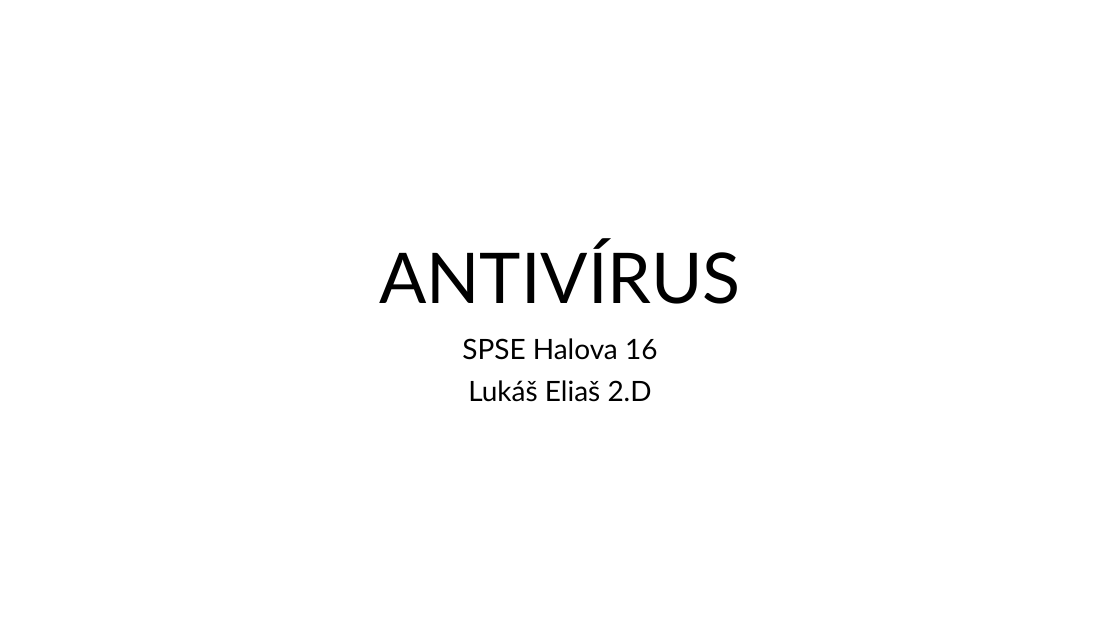
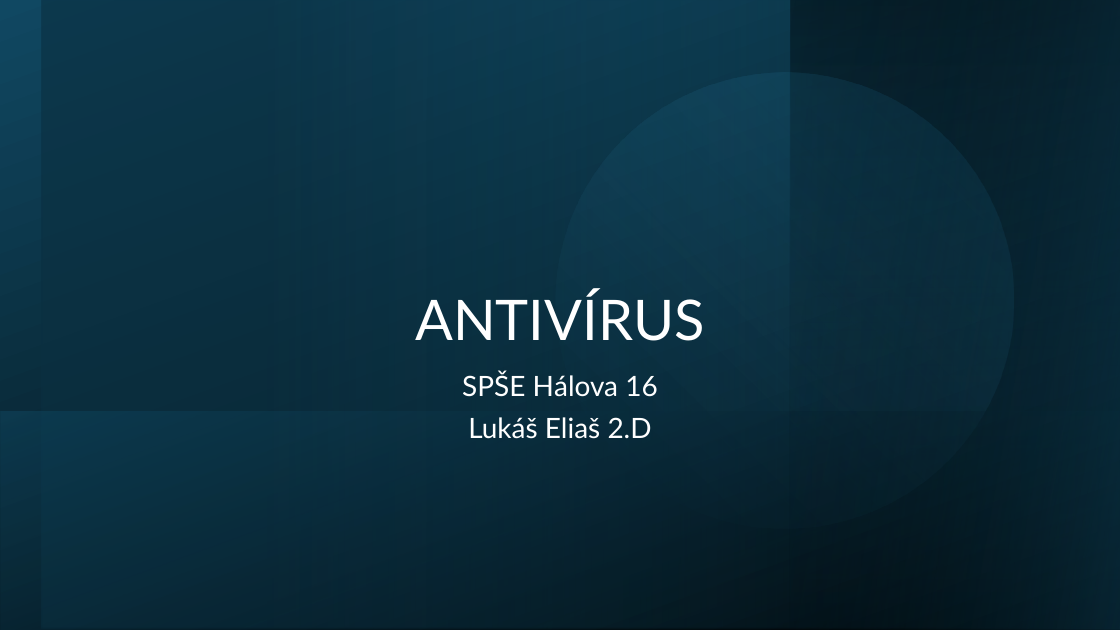
Before and after one commit to luqeey/LukasEliasRP, a slide deck: slide 1 of PREZENTACIA/ANTIVÍRUS.pptx. Drawn at 1120x630 pixels with LibreOffice and Linux fonts; fonts in the diff are those of the drawing. Boxes give left, top, right and bottom in pixels: in the first picture for what was removed or moved away, otherwise in the second. Text is boxed around its words. In the diff, an @@ line names an element or a change of style, - is before the commit and + after.

```diff
--- a/PREZENTACIA/ANTIVÍRUS.pptx
+++ b/PREZENTACIA/ANTIVÍRUS.pptx
@@ rectangle added at box(0, 0, 1120, 630), fill gradient #000000 to #104862 @@
@@ rectangle added at box(42, 0, 1120, 628), fill gradient #0B3041 to #156082 @@
@@ ellipse added at box(503, 20, 1067, 582), fill gradient #156082 to #46B1E1 @@
@@ rectangle added at box(790, 0, 1120, 630), fill gradient #104862 to #000000 @@
@@ rectangle added at box(791, 0, 1120, 630), fill gradient #104862 to #000000 @@
@@ title "ANTIVÍRUS": place and size @@
-title "ANTIVÍRUS" at box(379, 242, 741, 304)
+title "ANTIVÍRUS" at box(415, 291, 704, 341)
@@ title "ANTIVÍRUS" at box(415, 291, 704, 341): size 60 to 48 pt, text colour #000000 to #FFFFFF @@
@@ subtitle "SPŠE Hálova 16": place and size @@
-subtitle "SPŠE Hálova 16" at box(462, 338, 657, 402)
+subtitle "SPŠE Hálova 16" at box(462, 372, 657, 439)
@@ subtitle at box(462, 372, 657, 397): text changed; text colour #000000 to #FFFFFF @@
-SPSE Halova 16
+SPŠE Hálova 16
@@ rectangle added at box(1, 412, 1120, 630), fill gradient #104862 to #000000 @@
@@ subtitle at box(468, 417, 652, 439): text colour #000000 to #FFFFFF in "Lukáš Eliaš 2.D" @@
```
Also in this commit, not shown: 1 other slide changed, 8 slides added, 8 slides removed.
